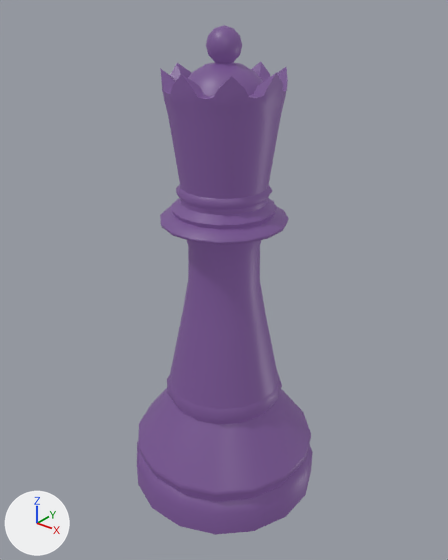
Before and after pictures for a commit that changed the glTF model assets/toy/item-4-6.glb.
Both versions are drawn from a camera (50 mm lens) standing at (0.171, -0.213, 0.25) and looking at (0.0, 0.0, 0.117). The axes (+X, +Y, +Z) are drawn at lower left. The lights are the same throughout. The picture after the commit comes second.

Names of what the first picture shows: 'BlackQueen'.
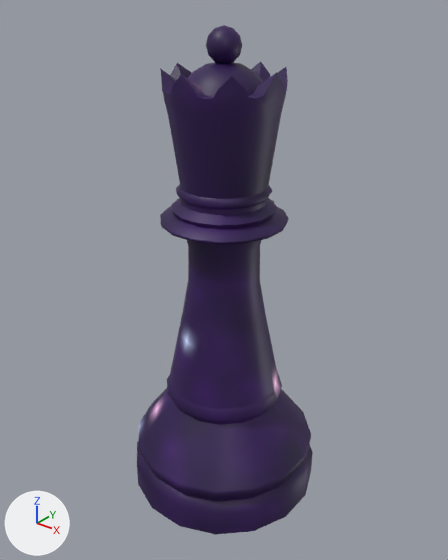
Edits to the bpy script that builds the scene:
```text
Add img_image_1:
    img_image_1 = load_image('Image_1', '_unpacked/Image_1', 64, 64, 'sRGB')
Add img_image_0:
    img_image_0 = load_image('Image_0', '_unpacked/Image_0', 64, 64, 'sRGB')
Change mat_piece_4_6:
    remove # nodes: BsdfPrincipled, OutputMaterial
    remove # colours: dark purple #5b4070, dark purple #4c355e
    nodes: BsdfPrincipled, Mix, OutputMaterial, TexImage x2
    colours: white #fffbff
    uses the picture img_image_0
    uses the picture img_image_1
```

Where the change shows, as pixel boxes (x1, y1, x2, y2) in the pictures (448 x 560 px):
'BlackQueen', surface changed (dark purple to purple): (137, 25, 313, 535) in both
